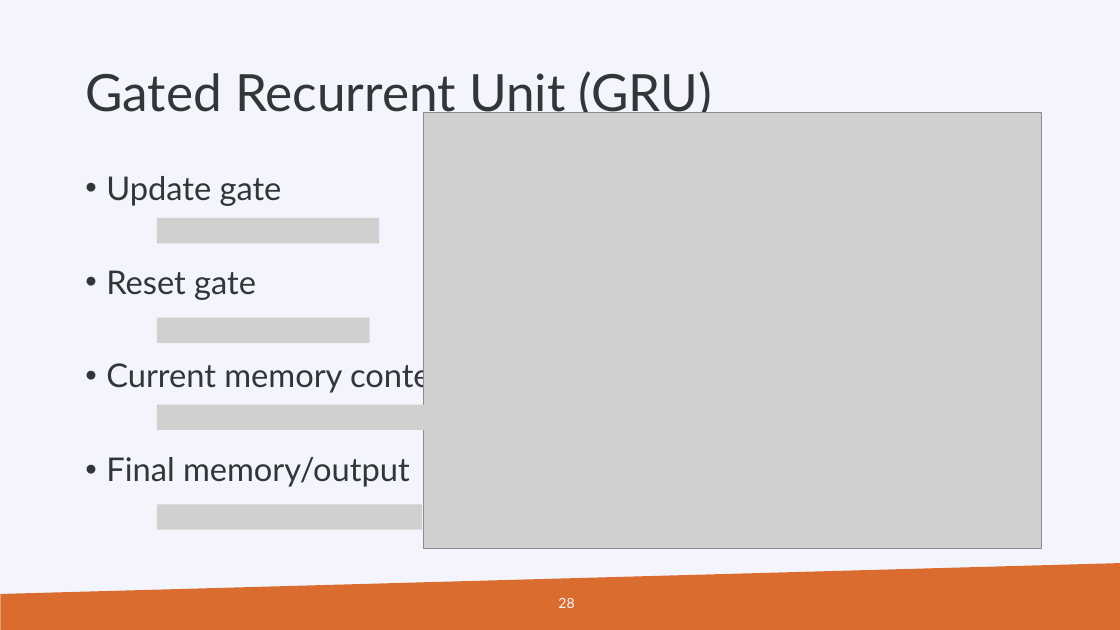
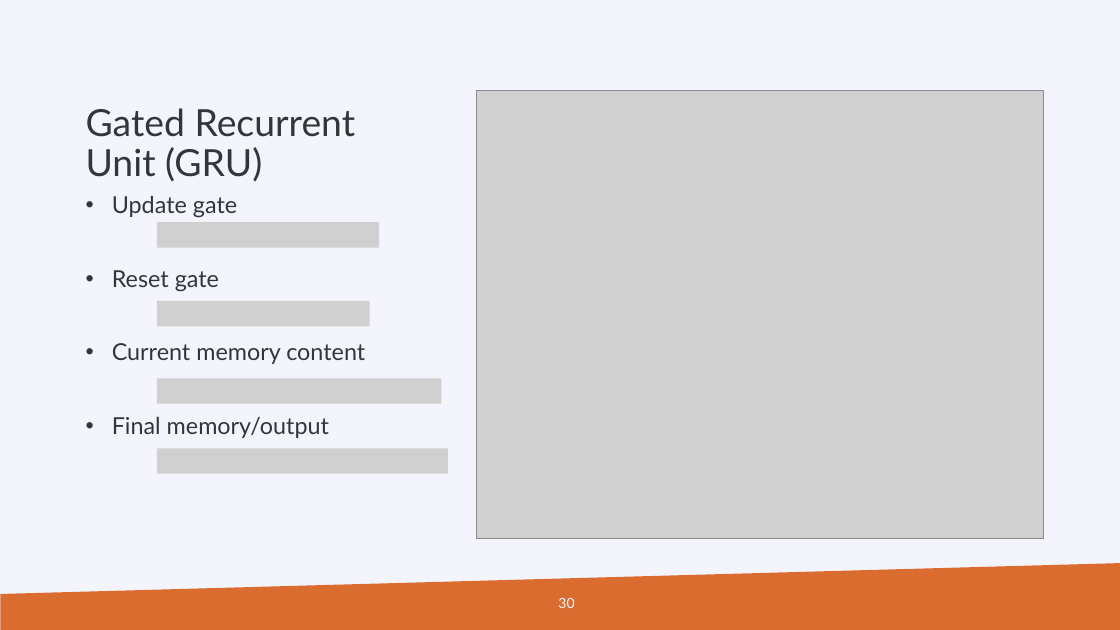
Before and after one commit to gjbex/PRACE_ML, a slide deck: slide 30 of prace_days_ml_2019.pptx (slide 28 before the commit). Drawn at 1120x630 pixels with LibreOffice and Linux fonts; fonts in the diff are those of the drawing; grey boxes stand for pictures; background and template pictures are left out. Boxes give left, top, right and bottom in pixels: in the first picture for what was removed or moved away, otherwise in the second. Text is boxed around its words. In the diff, an @@ line names an element or a change of style, - is before the commit and + after.

```diff
--- a/prace_days_ml_2019.pptx
+++ b/prace_days_ml_2019.pptx
@@ title "Gated Recurrent Unit (GRU)" moved from (x1=85, y1=71, x2=713, y2=120) to (x1=86, y1=108, x2=356, y2=181) @@
@@ title "Gated Recurrent Unit (GRU)" at (x1=86, y1=108, x2=356, y2=181): size 44 to 32 pt; vertical alignment middle to bottom @@
@@ picture resized from (x1=423, y1=112, x2=1042, y2=549) to (x1=476, y1=91, x2=1044, y2=539) @@
@@ text "Update gate" moved from (x1=106, y1=176, x2=460, y2=487) to (x1=112, y1=196, x2=365, y2=438) @@
@@ text "Update gate" at (x1=112, y1=196, x2=365, y2=438): size 28 to 20 pt; indent changed @@
@@ picture moved from (x1=157, y1=218, x2=380, y2=243) to (x1=157, y1=223, x2=380, y2=248) @@
@@ picture moved from (x1=157, y1=318, x2=370, y2=343) to (x1=157, y1=301, x2=370, y2=326) @@
@@ picture added at (x1=157, y1=378, x2=442, y2=403) @@
@@ picture removed at (x1=157, y1=405, x2=442, y2=430) @@
@@ picture added at (x1=157, y1=449, x2=448, y2=474) @@
@@ picture removed at (x1=157, y1=504, x2=423, y2=529) @@
@@ page number at (x1=558, y1=598, x2=574, y2=608): text changed @@
-28
+30
```
Also in this commit, not shown: 2 other slides changed, 2 slides added.
